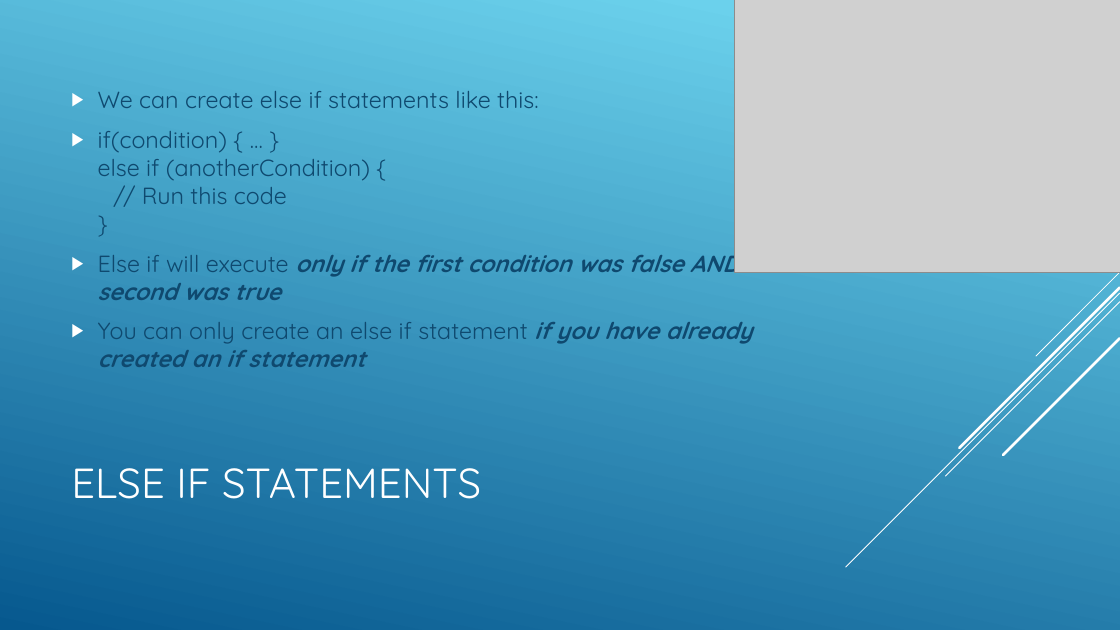
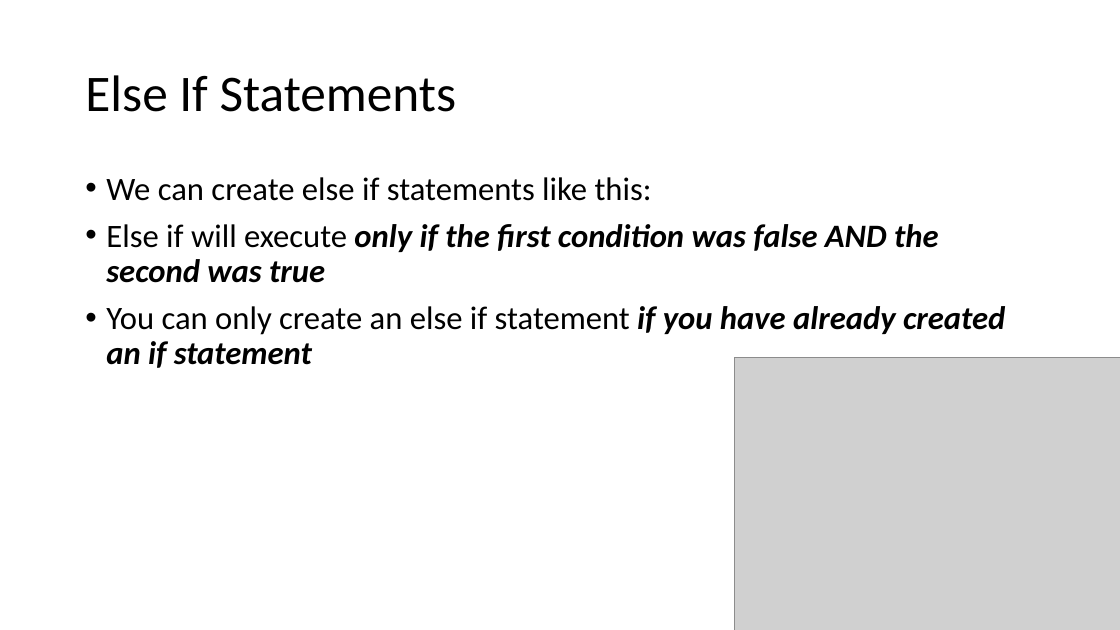
Before and after one commit to YWCANWIL-TechLab/module6-exercises-day1-YaminahAlanis, a slide deck: slide 11 of slides/Module 6 - Logic, Conditions, and Loops.pptx. Drawn at 1120x630 pixels with LibreOffice and Linux fonts; fonts in the diff are those of the drawing; grey boxes stand for pictures. Boxes give left, top, right and bottom in pixels: in the first picture for what was removed or moved away, otherwise in the second. Text is boxed around its words. In the diff, an @@ line names an element or a change of style, - is before the commit and + after.

```diff
--- a/slides/Module 6 - Logic, Conditions, and Loops.pptx
+++ b/slides/Module 6 - Logic, Conditions, and Loops.pptx
@@ background gradient #6ED2EB to #06588E to #FFFFFF @@
@@ title at (85,75,457,112): text changed; size 36 to 44 pt; font Quicksand to Calibri; text colour #FFFFFF to #000000 @@
-ELSE IF STATEMENTS
+Else If Statements
@@ text at (98,131,370,204): paragraph removed @@
-▶ if(condition) { … }
-  else if (anotherCondition) {
-  // Run this code
-  }
@@ text "We can create else if ...": place and size @@
-text "We can create else if ..." at (98,91,782,367)
+text "We can create else if ..." at (106,177,1005,368)
@@ text "We can create else if ..." at (106,177,1005,368): size 20 to 28 pt, font Quicksand to Calibri, text colour #0F496F to #000000; bullet ▶ to •; line spacing 1 to 0.9; vertical alignment middle to top @@
@@ picture: place and size @@
-picture at (735,0,1120,272)
+picture at (735,358,1120,630)
@@ group removed at (846,272,1120,567): 5 lines @@
```
Also in this commit, not shown: 37 other slides changed, 6 other files.
